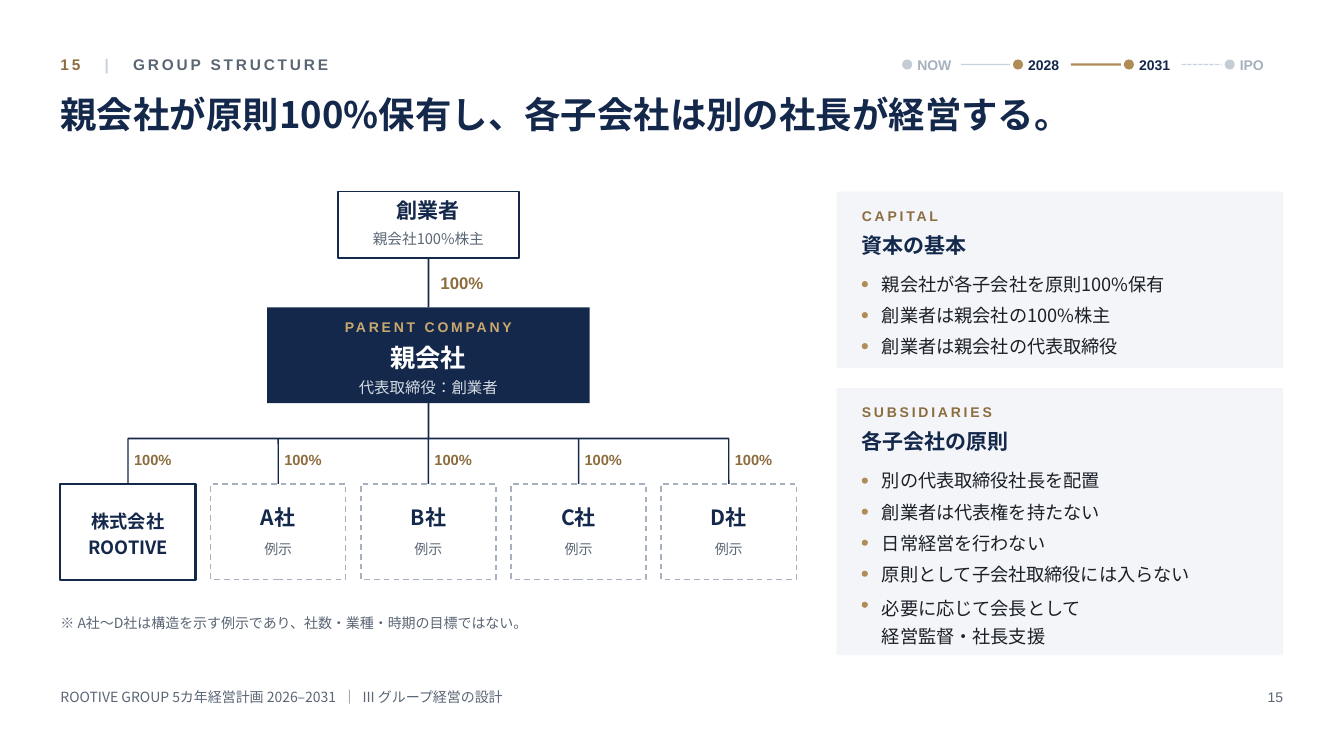
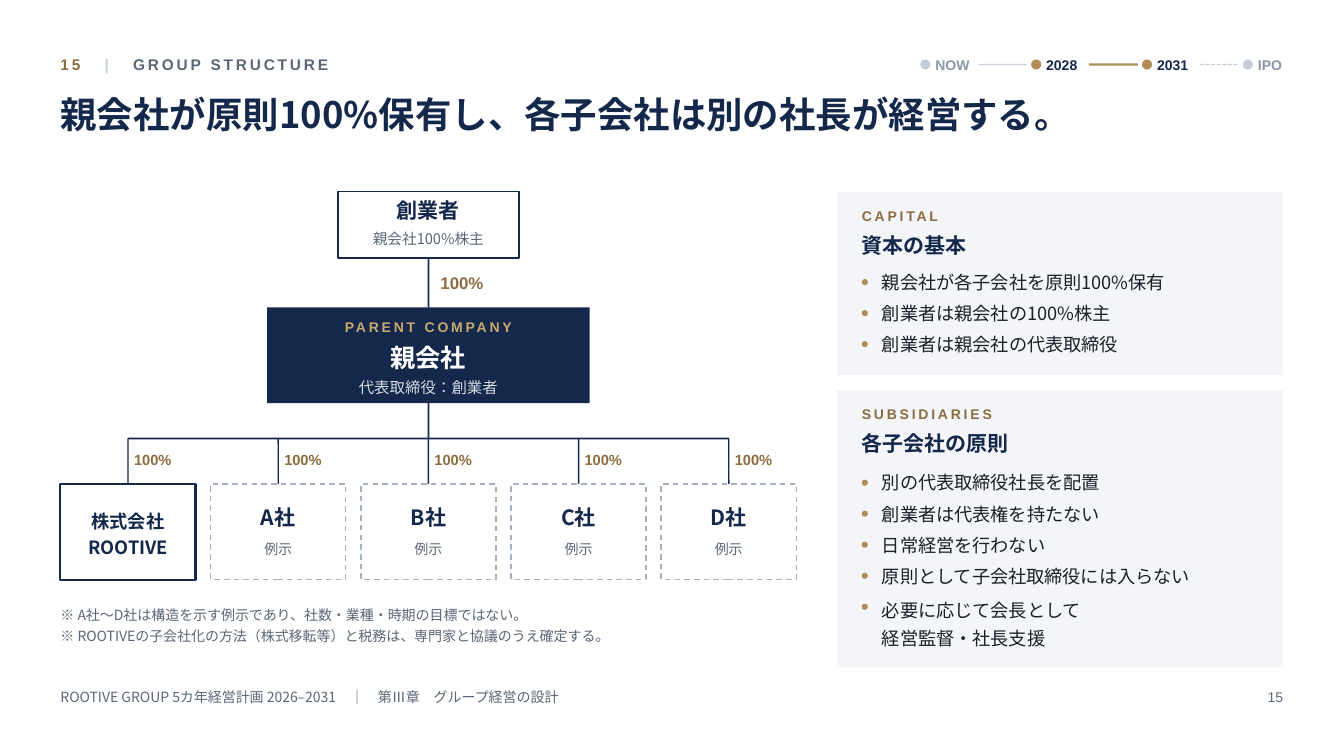
Before and after one commit to rootivebiz-create/ROOTIVE, a slide deck: slide 15 of docs/management-plan/ROOTIVE_GROUP_5year_plan_2026-2031.pptx. Drawn at 1344x756 pixels with LibreOffice and Linux fonts; fonts in the diff are those of the drawing. Boxes give left, top, right and bottom in pixels: in the first picture for what was removed or moved away, otherwise in the second. Text is boxed around its words. In the diff, an @@ line names an element or a change of style, - is before the commit and + after.

```diff
--- a/docs/management-plan/ROOTIVE_GROUP_5year_plan_2026-2031.pptx
+++ b/docs/management-plan/ROOTIVE_GROUP_5year_plan_2026-2031.pptx
@@ text "NOW" at [935, 60, 969, 70]: text colour #A7B0BE to #8C96A6 @@
@@ text "IPO" at [1258, 60, 1282, 70]: text colour #A7B0BE to #8C96A6 @@
@@ text "IPO": place and size @@
-text "IPO" at [1240, 60, 1264, 70]
+text "IPO" at [1258, 60, 1282, 70]
@@ 4 ellipses, 3 texts, 3 lines: place and size @@
-4 ellipses, 3 texts, 3 lines at [902, 59, 1235, 70]
+4 ellipses, 3 texts, 3 lines at [921, 59, 1253, 70]
@@ rectangle: place and size @@
-rectangle at [837, 192, 1284, 368]
+rectangle at [837, 192, 1284, 375]
@@ rectangle: place and size @@
-rectangle at [837, 388, 1284, 655]
+rectangle at [837, 390, 1284, 667]
@@ text "※ A社〜D社は構造を示す例示であり、社数・業種・時期の目標ではない。": place and size @@
-text "※ A社〜D社は構造を示す例示であり、社数・業種・時期の目標ではない。" at [78, 616, 528, 629]
+text "※ A社〜D社は構造を示す例示であり、社数・業種・時期の目標ではない。" at [78, 608, 610, 642]
@@ text "※ A社〜D社は構造を示す例示であり、社数・業種・時期の目標ではない。" at [78, 608, 610, 642]: vertical alignment middle to top @@
@@ text at [78, 629, 610, 642]: paragraph added @@
+※ ROOTIVEの子会社化の方法（株式移転等）と税務は、専門家と協議のうえ確定する。
@@ text at [78, 608, 528, 621]: line spacing 1 to 15pt @@
@@ text at [60, 690, 559, 703]: text changed @@
-ROOTIVE GROUP 5カ年経営計画 2026–2031 ｜ III グループ経営の設計
+ROOTIVE GROUP 5カ年経営計画 2026–2031 ｜ 第Ⅲ章 グループ経営の設計
```
Also in this commit, not shown: 23 other slides changed, 2 other files.
